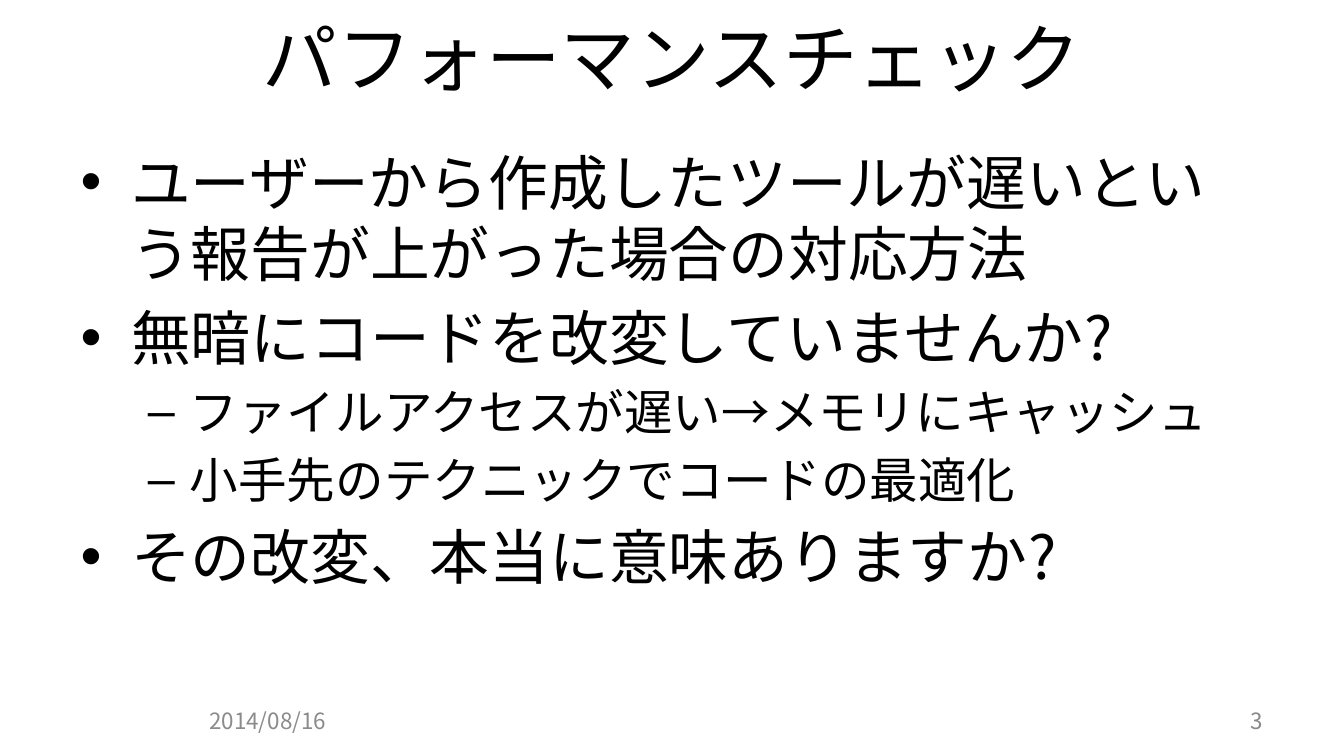
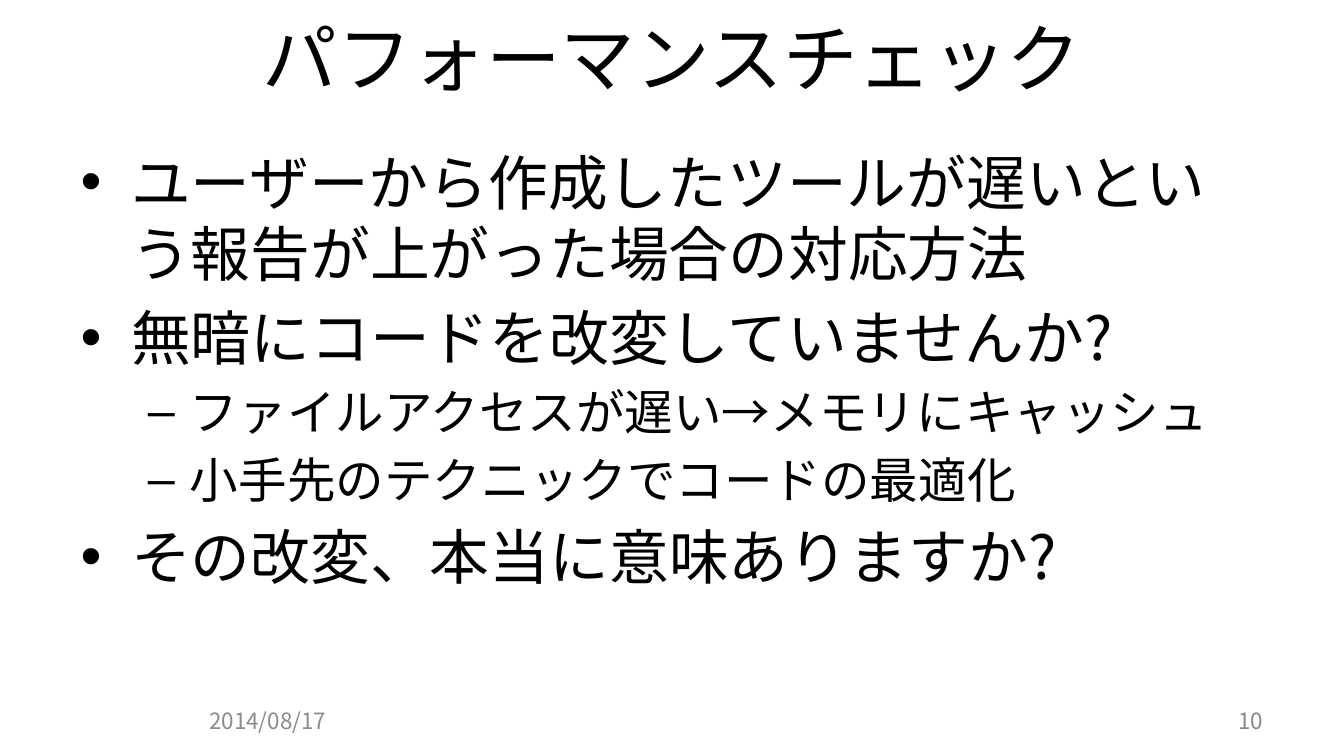
Before and after one commit to JCGS/CEDEC2014, a slide deck: slide 10 of chiyama/2014cedec_chiyama.pptx (slide 3 before the commit). Drawn at 1344x756 pixels with LibreOffice and Linux fonts; fonts in the diff are those of the drawing; background and template pictures are left out. Boxes give left, top, right and bottom in pixels: in the first picture for what was removed or moved away, otherwise in the second. Text is boxed around its words. In the diff, an @@ line names an element or a change of style, - is before the commit and + after.

```diff
--- a/chiyama/2014cedec_chiyama.pptx
+++ b/chiyama/2014cedec_chiyama.pptx
@@ text at box(209, 711, 326, 733): text changed @@
-2014/08/16
+2014/08/17
@@ page number at box(1238, 712, 1263, 729): text changed @@
-3
+10
```
Also in this commit, not shown: 1 other slide changed, 7 slides added, 2 other files.
